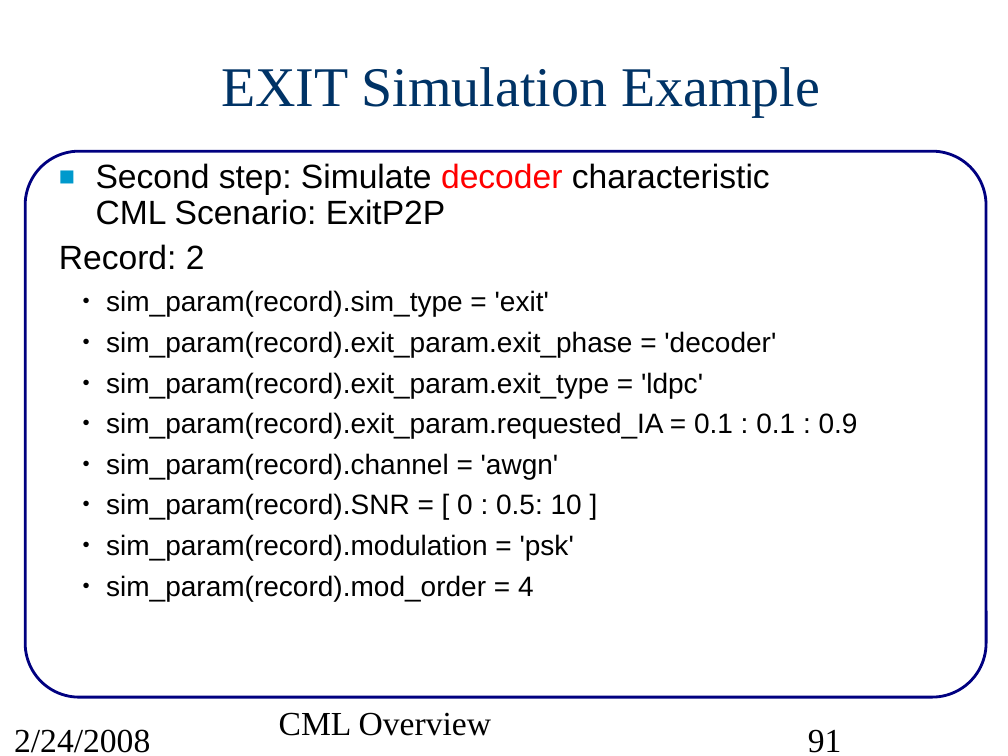
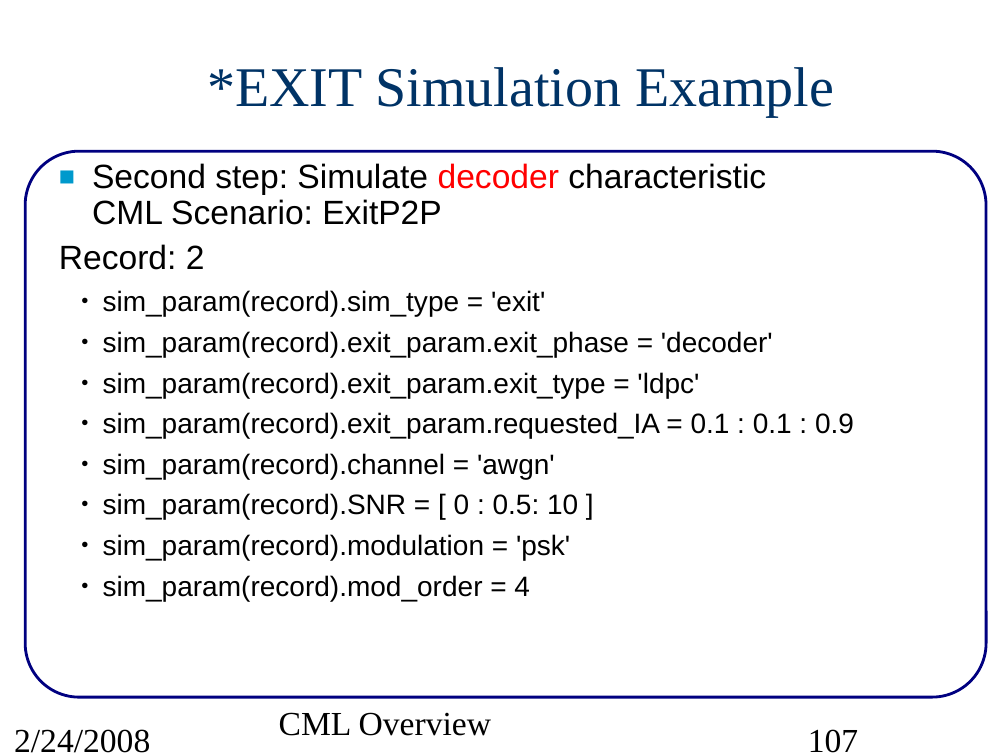
Before and after one commit to marcusmueller/iscml, a slide deck: slide 107 of pcs/projects/cml/doc/src/CMLoverview.ppt (slide 91 before the commit). Drawn at 1008x756 pixels with LibreOffice and Linux fonts; fonts in the diff are those of the drawing. Boxes give left, top, right and bottom in pixels: in the first picture for what was removed or moved away, otherwise in the second. Text is boxed around its words. In the diff, an @@ line names an element or a change of style, - is before the commit and + after.

Commit message:
Bug fix in J() mutual information function. Modification to DncTwrc, LdpcHmat, ExitP2P scenario files.

```diff
--- a/pcs/projects/cml/doc/src/CMLoverview.ppt
+++ b/pcs/projects/cml/doc/src/CMLoverview.ppt
@@ title at bbox=[207, 67, 834, 117]: text changed @@
-EXIT Simulation Example
+*EXIT Simulation Example
@@ text "Second step: Simulate decoder characteristic ..." at bbox=[59, 163, 854, 601]: indent changed @@
@@ page number at bbox=[808, 729, 858, 753]: text changed @@
-91
+107
```
Also in this commit, not shown: 91 other slides changed, 17 slides added, 4 other files.
